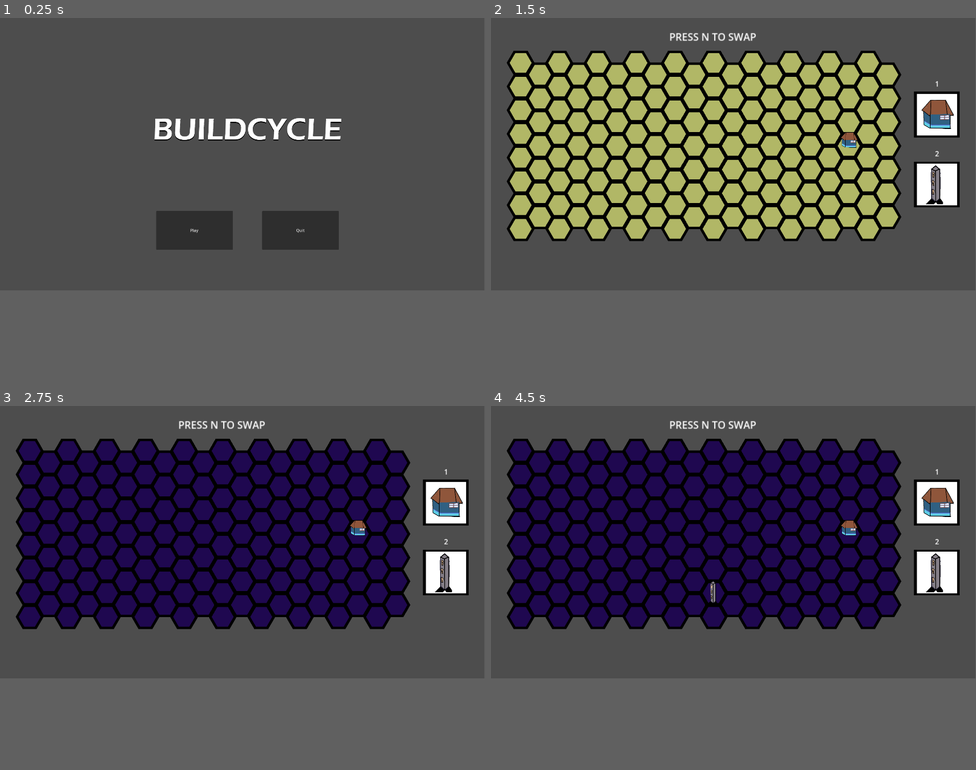
Above: before the commit, frames 1-4 (two rows, left to right).
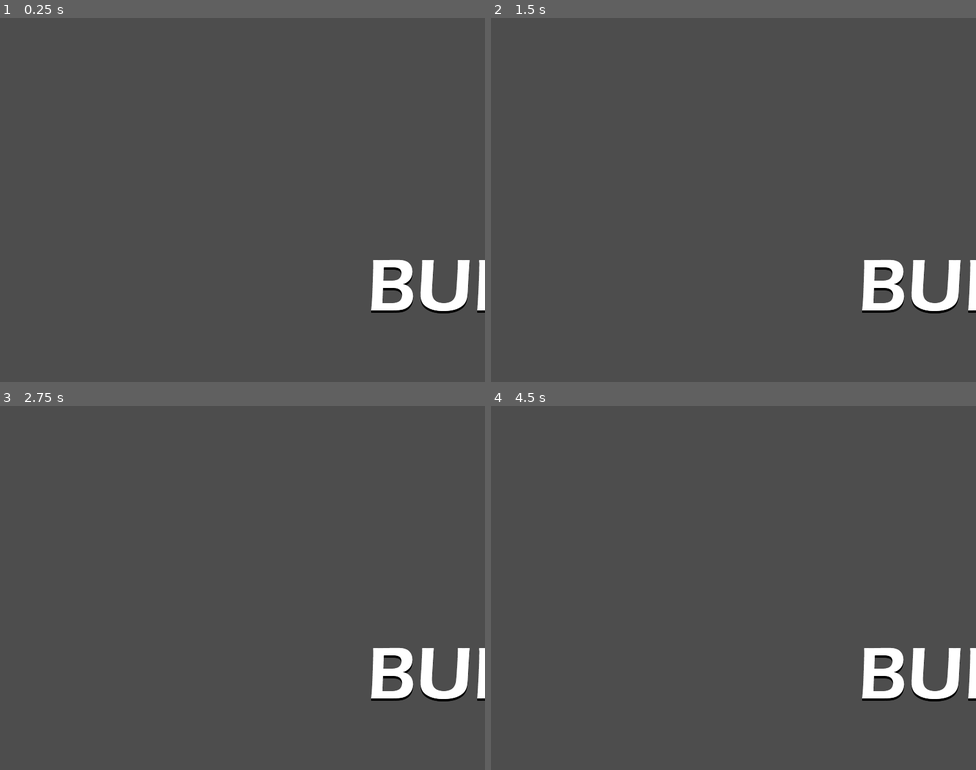
Above: after the commit, the same moments.

Repository: Rerric/BuildCycle
Game: Godot game, scene res://ryan_test_scene.tscn
Two runs of this game, one before a commit and one after it. Both use one fixed random seed, a clock stepped at 60 frames per second and the inputs below.
Inputs (mouse positions are in pixels of both pictures, inside the frame that each line leads up to):
- Up to frame 1 (0.25 s): no input
- Up to frame 2 (1.5 s): click (685, 229) at 0.5 s, where only the run before the commit has a clickable "Play"; tap N at 1.25, 1.35 s; move the mouse to (840, 141) at 1.27 s; hold Right (ui_right) from 1.28 s (still down); click (840, 141) at 1.42 s
- Up to frame 3 (2.75 s): tap N at 2 s; move the mouse to (145, 555) at 2.02 s; release Right (ui_right) at 2.03 s; hold Down (ui_down) from 2.03 s (still down); tap 1 at 2.1 s
- Up to frame 4 (4.5 s): tap N at 2.75, 3.5, 3.6, 4.25 s; move the mouse to (782, 482) at 2.77 s; release Down (ui_down) at 2.78 s; hold Right (ui_right) 2.78-3.53 s; tap 2 at 2.85 s; move the mouse to (709, 595) at 3.52 s; hold Up (ui_up) 3.53-4.28 s; click (709, 595) at 3.67 s; move the mouse to (879, 584) at 4.27 s; hold Left (ui_left) from 4.28 s (still down); tap 1 at 4.35 s
In our replay, the window is 799x449 before the commit and 800x600 after it. These sizes can differ from the game's own. Grey fills any space a smaller window leaves; there, only what the larger window draws over its background counts as a difference.

The runs differ from the first frame. In frame 1, 6.4% of the frame differs, in the area x 31-100%, y 27-82%; in frame 2, 44%; in frame 3, 44%, in the area x 3-100%, y 4-82%; in frame 4, 44%.

Commit message:
WebGL Build Created & Uploaded

Diff:
--- a/project.godot
+++ b/project.godot
@@ -17,5 +17,9 @@
 
 [display]
 
-window/size/viewport_width=1920
-window/size/viewport_height=1080
+window/size/viewport_width=800
+window/size/viewport_height=600
+
+[rendering]
+
+renderer/rendering_method="gl_compatibility"
Not shown, added: Builds/build10-20/index.apple-touch-icon.png.import
Not shown, added: Builds/build10-20/index.icon.png.import
Not shown, added: Builds/build10-20/index.png.import
Not shown, added: export_presets.cfg
Not shown, added: Builds/BuildCycleDemo.zip
Not shown, added: Builds/build10-20/index.apple-touch-icon.png
Not shown, added: Builds/build10-20/index.audio.worklet.js
Not shown, added: Builds/build10-20/index.html
Not shown, added: Builds/build10-20/index.icon.png
Not shown, added: Builds/build10-20/index.js
Not shown, added: Builds/build10-20/index.pck
Not shown, added: Builds/build10-20/index.png
(and 2 more such lines)
